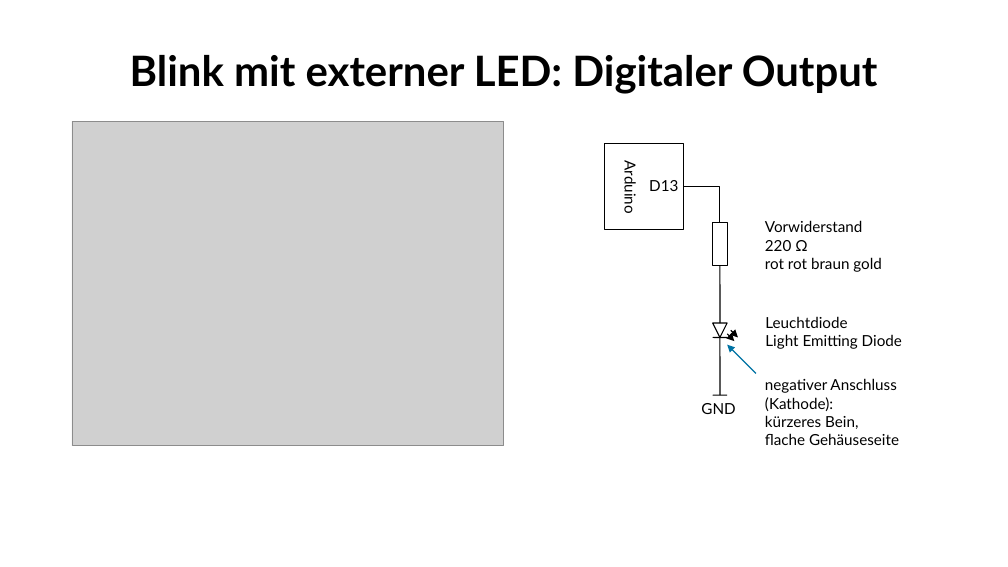
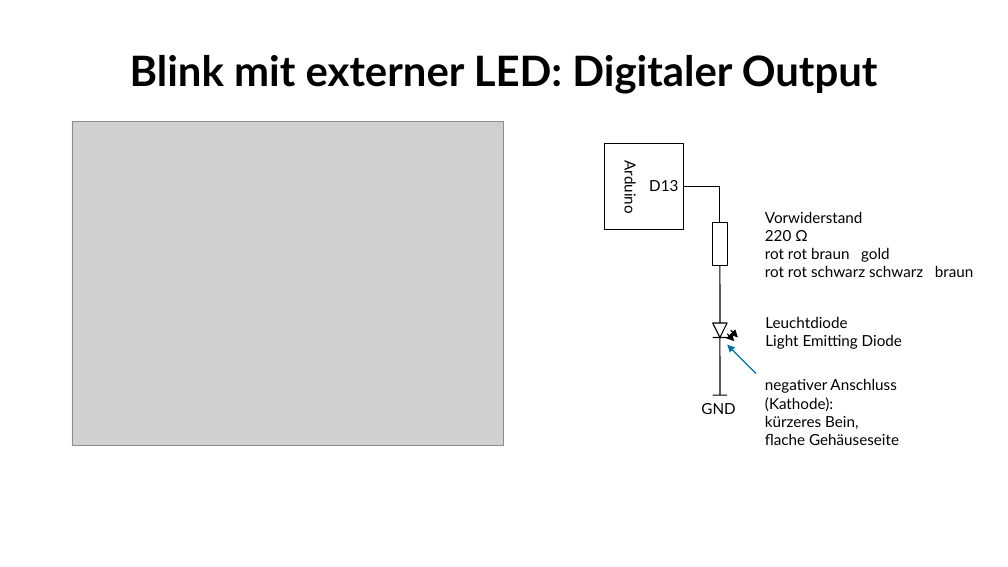
Before and after one commit to fablabwinti/workshop-arduino-1, a slide deck: slide 10 of ArduinoI.odp. Drawn at 1008x567 pixels with LibreOffice and Linux fonts; fonts in the diff are those of the drawing; grey boxes stand for pictures; background and template pictures are left out. Boxes give left, top, right and bottom in pixels: in the first picture for what was removed or moved away, otherwise in the second. Text is boxed around its words. In the diff, an @@ line names an element or a change of style, - is before the commit and + after.

```diff
--- a/ArduinoI.odp
+++ b/ArduinoI.odp
@@ text "Vorwiderstand": place and size @@
-text "Vorwiderstand" at (765, 220, 882, 272)
+text "Vorwiderstand" at (765, 211, 974, 277)
@@ text at (765, 265, 974, 277): paragraph added @@
+rot rot schwarz schwarz braun
```
Also in this commit, not shown: 2 other slides changed.
